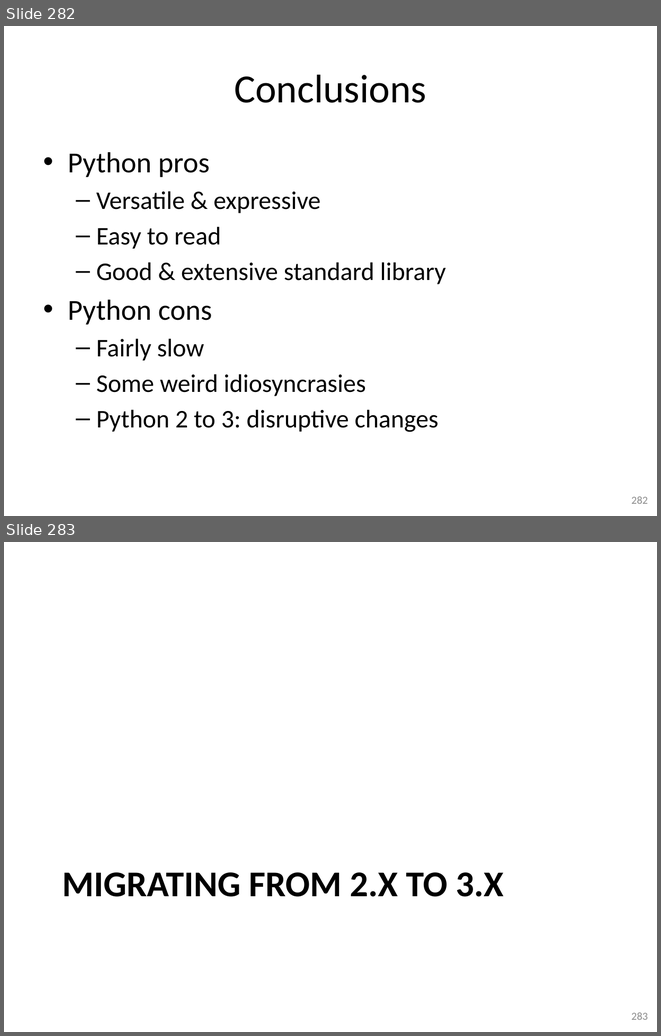
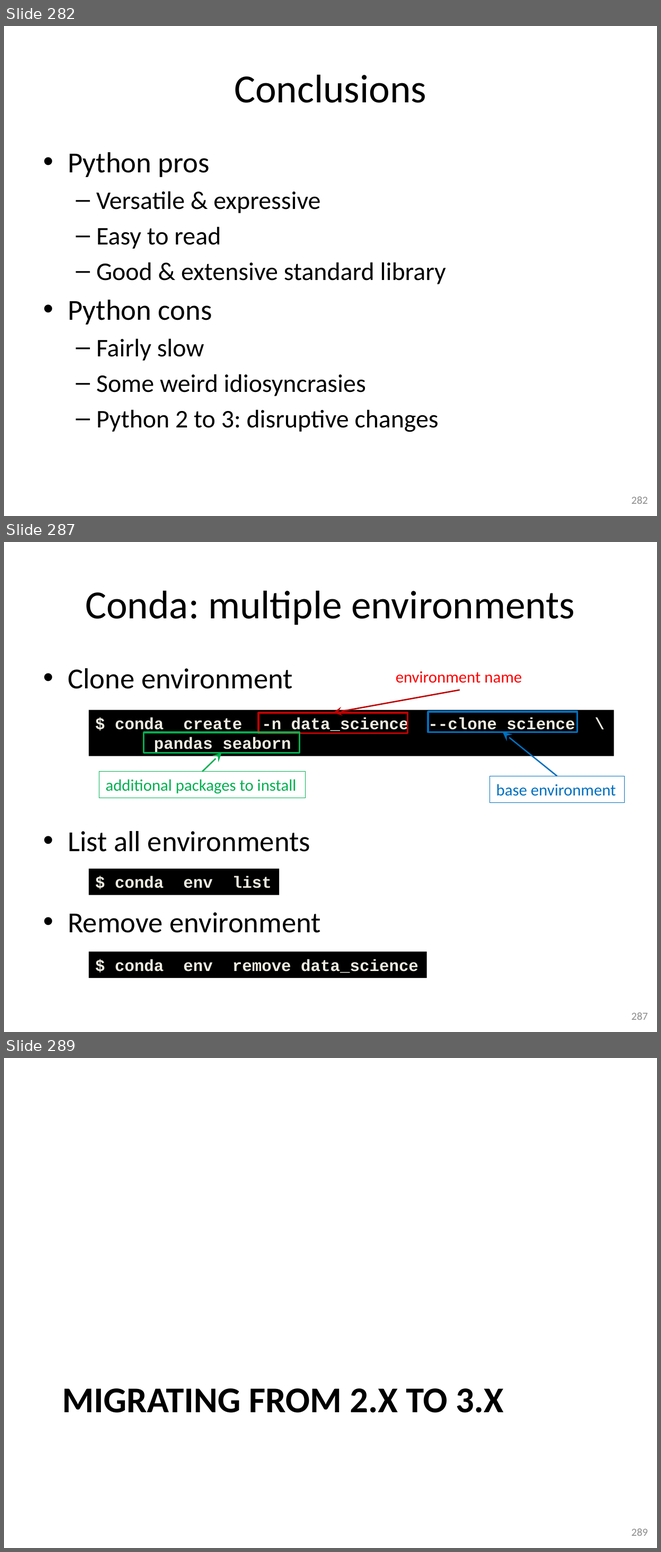
Before and after one commit to gjbex/training-material, a slide deck: Python/python-intro.pptx. Shown one above the other, each under a label of ours: slides 282 and 283 before the commit, slides 282, 287 and 289 after it; the slides between them are not shown. The pictures are 661x1036 and 661x1552 pixels, drawn with LibreOffice and Linux fonts; fonts in the diff are those of the drawing. Boxes give left, top, right and bottom in pixels: in the first picture for what was removed or moved away, otherwise in the second. Text is boxed around its words. In the diff, an @@ line names an element or a change of style, - is before the commit and + after.

Commit message:
Added slides on pip and conda

```diff
--- a/Python/python-intro.pptx
+++ b/Python/python-intro.pptx
@@ slide 287 added at box(4, 542, 657, 1032), background #FFFFFF @@
@@ title added at box(85, 590, 575, 625), 44 pt, text #000000 @@
+Conda: multiple environments
@@ text added at box(68, 668, 321, 933), 32 pt, text #000000 @@
+• Clone environment
+• List all environments
+• Remove environment
@@ text added at box(396, 671, 522, 683), 18 pt, text #FF0000 @@
+environment name
@@ arrow added from (460, 689) to (333, 713), #C00000 1.5 pt @@
@@ rectangle added at box(89, 710, 614, 756), fill #000000, 18 pt, text #EEECE1, bold @@
+$ conda create -n data_science --clone science \
+pandas seaborn
@@ rectangle added at box(258, 713, 407, 733), outline #C00000 2 pt @@
@@ rectangle added at box(428, 712, 577, 732), outline #0070C0 2 pt @@
@@ rectangle added at box(144, 732, 300, 752), outline #00B050 2 pt @@
@@ arrow added from (557, 776) to (503, 732), #0070C0 1.5 pt @@
@@ arrow added from (203, 771) to (221, 753), #00B050 1.5 pt @@
@@ rectangle added at box(99, 771, 306, 797), outline #00B050 0.75 pt, 18 pt, text #00B050 @@
+additional packages to install
@@ rectangle added at box(490, 776, 624, 802), outline #0070C0 0.75 pt, 18 pt, text #0070C0 @@
+base environment
@@ rectangle added at box(89, 868, 280, 894), fill #000000, 18 pt, text #EEECE1, bold @@
+$ conda env list
@@ rectangle added at box(89, 951, 427, 978), fill #000000, 18 pt, text #EEECE1, bold @@
+$ conda env remove data_science
@@ page number added at box(632, 1012, 648, 1020), 12 pt, text #8C8C8C @@
+287
@@ what was slide 283 is now slide 289 @@
@@ page number at box(632, 1528, 648, 1536): text changed @@
-283
+289
```
Also in this commit, not shown: 1 slide changed, 5 other slides added.
